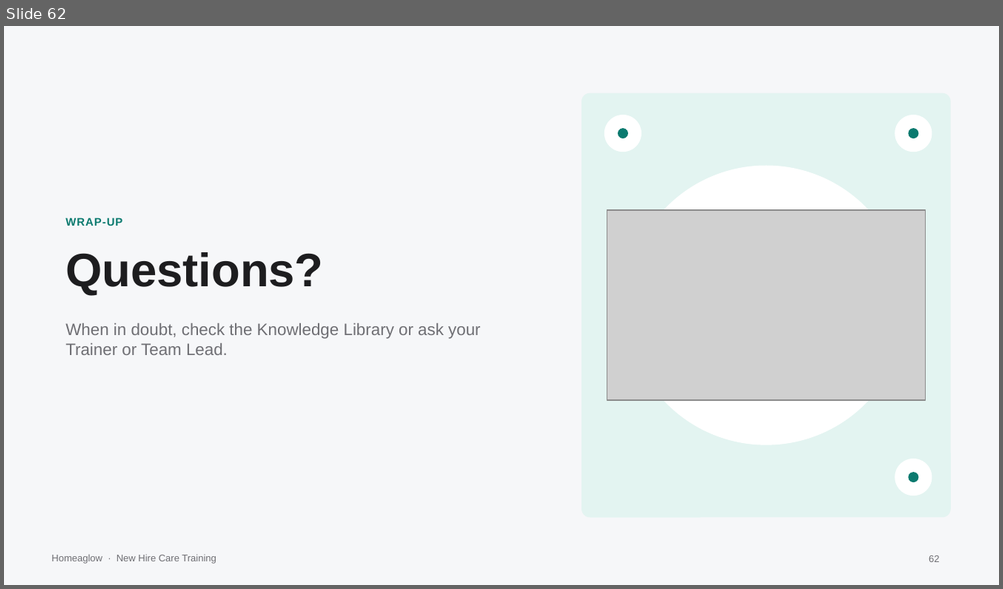
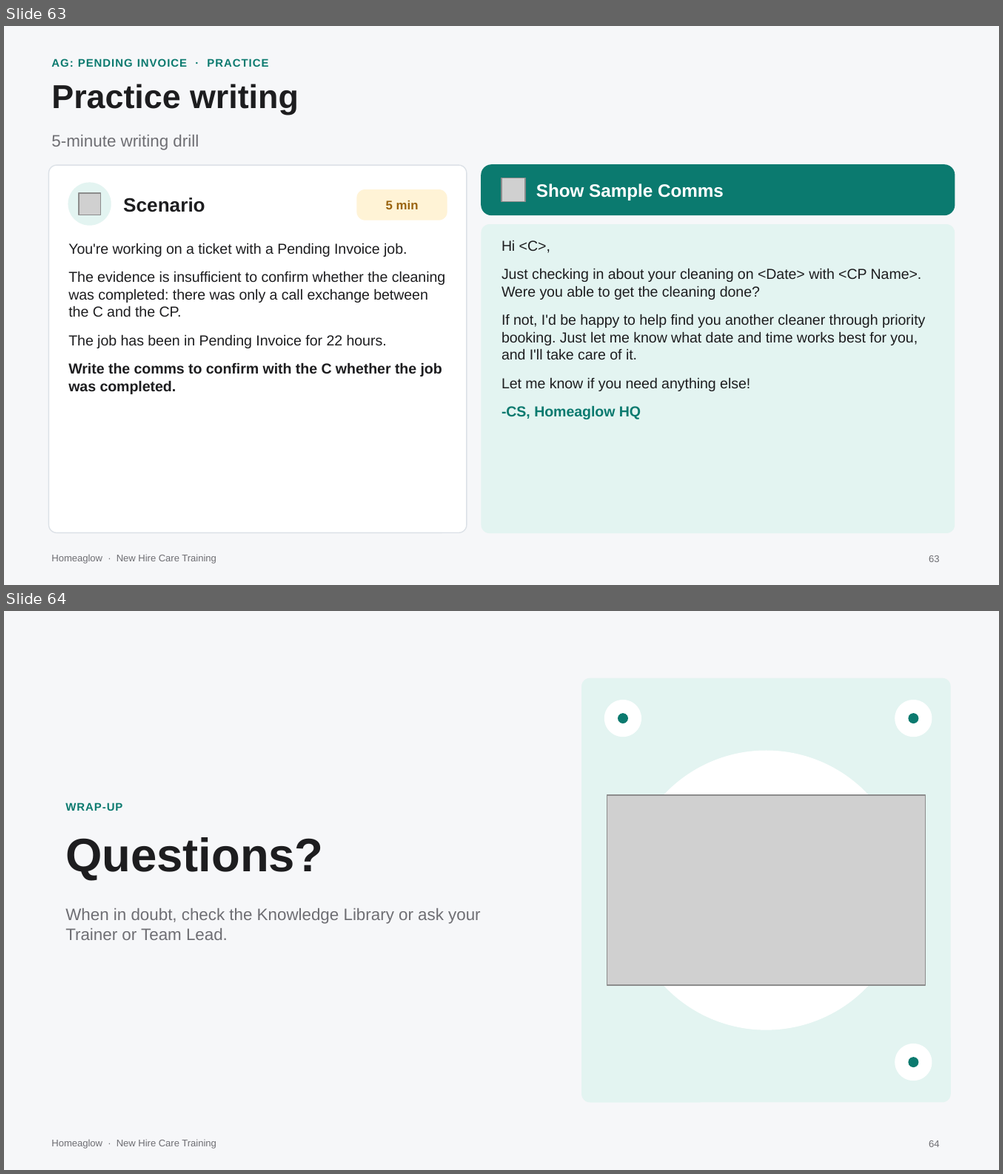
Before and after one commit to anjulimichelle/training, a slide deck: cleaner-foundations/cleaner-foundations-cp-crm.pptx. Shown one above the other, each under a label of ours: slide 62 before the commit, slides 63 and 64 after it. The pictures are 1003x589 and 1003x1174 pixels, drawn with LibreOffice and Linux fonts; fonts in the diff are those of the drawing; grey boxes stand for pictures. Boxes give left, top, right and bottom in pixels: in the first picture for what was removed or moved away, otherwise in the second. Text is boxed around its words. In the diff, an @@ line names an element or a change of style, - is before the commit and + after.

```diff
--- a/cleaner-foundations/cleaner-foundations-cp-crm.pptx
+++ b/cleaner-foundations/cleaner-foundations-cp-crm.pptx
@@ slide 63 added at (4,26,999,585), background #F6F7F9; not listed: 1 template element that a slide beside it also shows @@
@@ text added at (51,59,268,67), 8 pt, text #0B7A6F, bold @@
+AG: PENDING INVOICE · PRACTICE
@@ text added at (51,84,299,115), 24 pt, text #1D1D1F, bold @@
+Practice writing
@@ text added at (51,135,199,150), 12 pt, text #6E6E73 @@
+5-minute writing drill
@@ rounded rectangle added at (48,165,466,533), fill #FFFFFF, outline #DCE1E7 0.75 pt @@
@@ rounded rectangle added at (481,165,954,215), fill #0B7A6F, outline #0B7A6F 1 pt @@
@@ picture added at (501,178,525,202) @@
@@ ellipse added at (68,183,111,225), fill #E3F4F1, outline #E3F4F1 1 pt @@
@@ picture added at (79,193,100,215) @@
@@ text added at (123,198,205,212), 14 pt, text #1D1D1F, bold @@
+Scenario
@@ rounded rectangle added at (357,190,447,220), fill #FFF3D6, outline #FFF3D6 0.75 pt @@
@@ text added at (386,201,418,210), 9 pt, text #9A6410, bold @@
+5 min
@@ text added at (536,184,723,201), 13 pt, text #FFFFFF, bold @@
+Show Sample Comms
@@ rounded rectangle added at (481,225,954,533), fill #E3F4F1, outline #E3F4F1 0.75 pt @@
@@ text added at (68,243,446,395), 10.5 pt, text #1D1D1F @@
+You're working on a ticket with a Pending Invoice job.
+The evidence is insufficient to confirm whether the cleaning was completed: there was only a call exchange between the C and the CP.
+The job has been in Pending Invoice for 22 hours.
+Write the comms to confirm with the C whether the job was completed.
@@ text added at (501,241,925,420), 10.5 pt, text #1D1D1F @@
+Hi <C>,
+Just checking in about your cleaning on <Date> with <CP Name>. Were you able to get the cleaning done?
+If not, I'd be happy to help find you another cleaner through priority booking. Just let me know what date and time works best for you, and I'll take care of it.
+Let me know if you need anything else!
+-CS, Homeaglow HQ
@@ page number added at (928,556,939,562), 7 pt, text #6E6E73 @@
+63
@@ what was slide 62 is now slide 64 @@
@@ page number at (928,1141,939,1147): text changed @@
-62
+64
```
Also in this commit, not shown: 1 other slide added, 4 other files.
